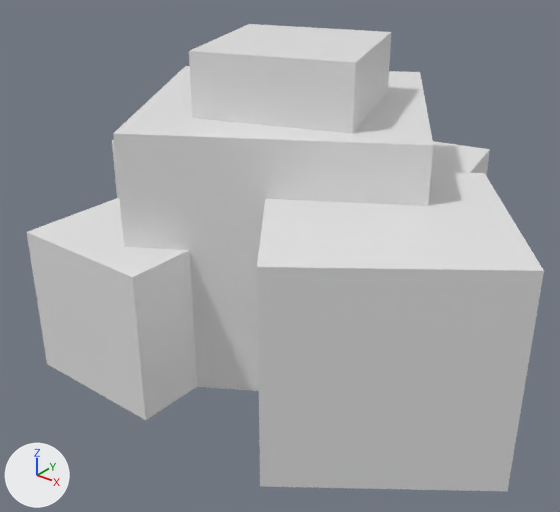
The FBX model assets/models/Bush_2.fbx, before and after one commit.
The view is the same before and after, from a camera (50 mm lens) standing at (7.03, -8.97, 6.64) and looking at (0.2, -0.43, 1.35). The lights are fixed; the arrows at lower left show +X, +Y and +Z. The older version comes first. Where no turn or scale is listed for an object, it has been applied to the vertices.

Objects in the first picture: 'Outline.005'.
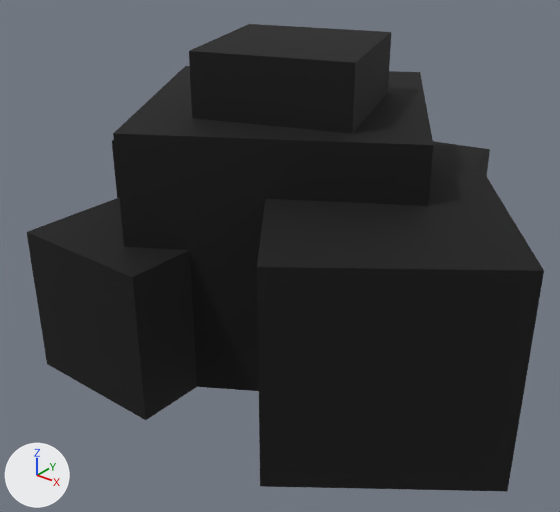
The edits, one by one:
Picture 'palette.png' (img_palette_png) is new.
In material 'Outline' (mat_outline), base_color is no longer (0.8, 0.8, 0.8), white #e7e7e7.
In material 'Outline' (mat_outline), texture is now set to img_palette_png.
In material 'Outline' (mat_outline), roughness goes from 0.4 to 0.8.
me_bush_2_outline has 48 vertices, 36 faces and spans x -4.05..4.63, y -3.33..3.74, z -0.12..4.62.
me_bush_2_outline is used by ob_outline_005; location (0.0, 0.0, 0.0).
me_bush_2_outline part 1: texture (UV) coordinates changed.

Where the change shows, as pixel boxes [x1, y1, x2, y2] in the pictures (560 x 512 px):
'Outline.005', surface changed (white to black): [27, 24, 544, 491] in both
